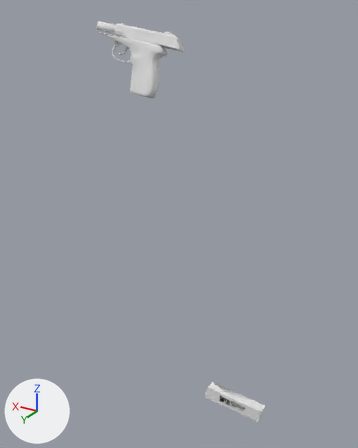
The OBJ model Vertex_Animation_Compiler/Assets/Makarov_Pistol_Reload164.obj: old version first, new version second.
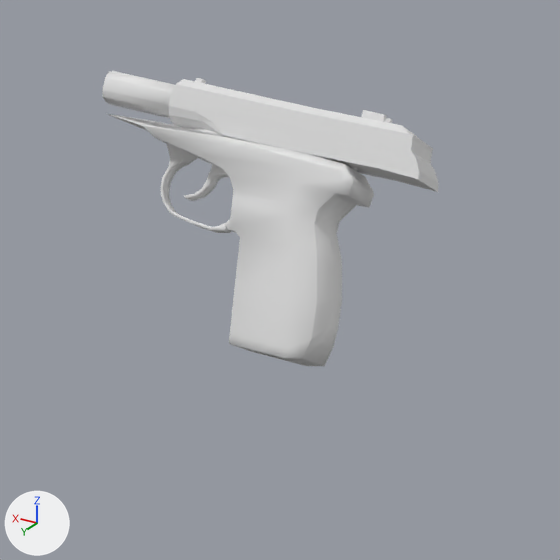
The first picture shows the older version from a 50 mm lens placed at (-0.202, 0.684, -0.008), pointed at (0.19, 0.031, -0.334). The close-ups show both versions on the part from 20% to 60% of the width and 1% to 33% of the height of that picture; other places that the commit changed are outside them. Arrows for +X, +Y and +Z are at lower left; the lights stay in place. Where no turn or scale is listed for an object, it has been applied to the vertices.

Names of what the first close-up shows: 'Rest_of_the_gun_Sphere', 'Top_Slider_Sphere.001'.
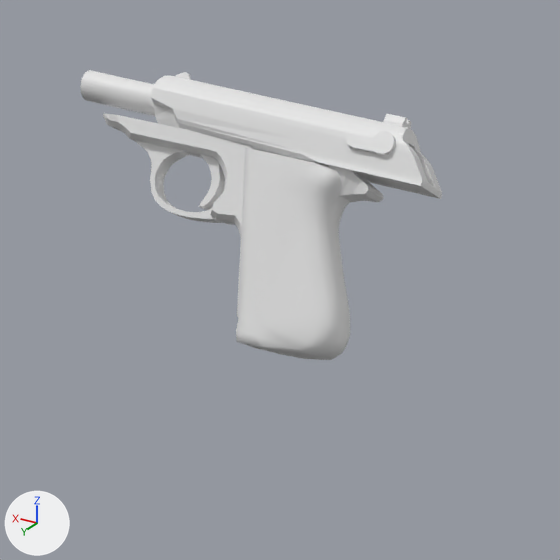
The change in detail:
me_rest_of_the_gun_sphere is used by ob_rest_of_the_gun_sphere; location (0.0, 0.0, 0.0).
me_rest_of_the_gun_sphere had 272 vertices, 525 faces and spanned x 0.3113..0.458, y -0.1379..-0.0822, z -0.1591..-0.0255.
me_rest_of_the_gun_sphere now has 446 vertices, 876 faces and spans x 0.3119..0.472, y -0.1372..-0.0852, z -0.1554..-0.0255.
me_rest_of_the_gun_sphere part 1: the loose piece of 212 vertices spanning x 0.3113..0.4571, y -0.1379..-0.0822, z -0.1591..-0.0453 is rebuilt with 198 vertices and now spans x 0.3119..0.3749, y -0.1372..-0.0852, z -0.1554..-0.0588.
me_rest_of_the_gun_sphere part 2: the loose piece of 24 vertices spanning x 0.4085..0.458, y -0.1289..-0.1084, z -0.049..-0.0255 is rebuilt with 128 vertices and now spans x 0.4091..0.472, y -0.1287..-0.1088, z -0.0497..-0.0255.
me_rest_of_the_gun_sphere part 3: a new loose piece of 76 vertices spanning x 0.3852..0.4373, y -0.1198..-0.1023, z -0.0947..-0.0567.
me_rest_of_the_gun_sphere part 4: a new loose piece of 44 vertices spanning x 0.387..0.402, y -0.1238..-0.1062, z -0.0887..-0.057.
me_rest_of_the_gun_sphere part 5: 36 vertices removed from x 0.3837..0.4072, y -0.1186..-0.1059, z -0.0846..-0.067.
me_rest_of_the_gun_sphere part 6: the surface is now shaded flat.
me_top_slider_sphere_001 is used by ob_top_slider_sphere_001; location (0.0, 0.0, 0.0).
me_top_slider_sphere_001 had 131 vertices, 237 faces and spanned x 0.2786..0.418, y -0.1465..-0.1083, z -0.0779..-0.0286.
me_top_slider_sphere_001 now has 222 vertices, 428 faces and spans x 0.2771..0.4289, y -0.1454..-0.1078, z -0.0809..-0.026.
me_top_slider_sphere_001 part 7: the loose piece of 76 vertices spanning x 0.2786..0.418, y -0.1465..-0.1083, z -0.0779..-0.0289 is rebuilt with 142 vertices and now spans x 0.2771..0.4289, y -0.1454..-0.1078, z -0.0809..-0.0274.
me_top_slider_sphere_001 part 8: a new loose piece of 36 vertices spanning x 0.2934..0.3179, y -0.1244..-0.1156, z -0.0612..-0.0501.
me_top_slider_sphere_001 part 9: a new loose piece of 24 vertices spanning x 0.2951..0.3068, y -0.141..-0.1295, z -0.0523..-0.043.
me_top_slider_sphere_001 part 10: a new loose piece of 20 vertices spanning x 0.4135..0.4219, y -0.1264..-0.1232, z -0.0302..-0.026.
me_top_slider_sphere_001 part 11: the loose piece of 26 vertices spanning x 0.405..0.4101, y -0.1268..-0.122, z -0.0338..-0.0286 is deleted.
me_top_slider_sphere_001 part 12: 29 vertices removed from x 0.3047..0.3178, y -0.1393..-0.1283, z -0.0496..-0.0416.
Mesh me_rest_of_the_gun_sphere_001 is new.
It has 166 vertices, 324 faces and spans x 0.306..0.458, y -0.139..-0.09, z -0.142..-0.045.
Object 'Rest_of_the_gun_Sphere.001' (ob_rest_of_the_gun_sphere_001) is new; it shows me_rest_of_the_gun_sphere_001.
Its location is (0.0, 0.0, 0.0).

Boxes [x1, y1, x2, y2] around the edits, measured in the close-ups (560 x 560 px):
'Rest_of_the_gun_Sphere', reshaped
    before: [102, 71, 374, 366]
    after: [80, 70, 350, 360]
'Top_Slider_Sphere.001', reshaped (8% wider, 11% taller)
    before: [169, 78, 439, 192]
    after: [151, 72, 442, 199]
'Rest_of_the_gun_Sphere.001', added
    after: [103, 114, 383, 318]
part 1 of me_rest_of_the_gun_sphere, rebuilt (57% narrower, 15% shorter)
    before: [108, 114, 374, 366]
    after: [236, 147, 350, 360]
part 2 of me_rest_of_the_gun_sphere, rebuilt
    before: [102, 71, 175, 118]
    after: [80, 70, 155, 116]
part 3 of me_rest_of_the_gun_sphere, added
    after: [137, 141, 224, 223]
part 4 of me_rest_of_the_gun_sphere, added
    after: [199, 154, 225, 210]
part 5 of me_rest_of_the_gun_sphere, deleted
    before: [184, 164, 229, 201]
part 7 of me_top_slider_sphere_001, rebuilt (8% wider, 9% taller)
    before: [169, 79, 439, 192]
    after: [151, 76, 442, 199]
part 8 of me_top_slider_sphere_001, added
    after: [346, 131, 395, 156]
part 9 of me_top_slider_sphere_001, added
    after: [383, 114, 412, 129]
part 10 of me_top_slider_sphere_001, added
    after: [176, 72, 191, 80]
part 11 of me_top_slider_sphere_001, deleted
    before: [195, 78, 206, 84]
part 12 of me_top_slider_sphere_001, deleted
    before: [362, 110, 392, 123]
